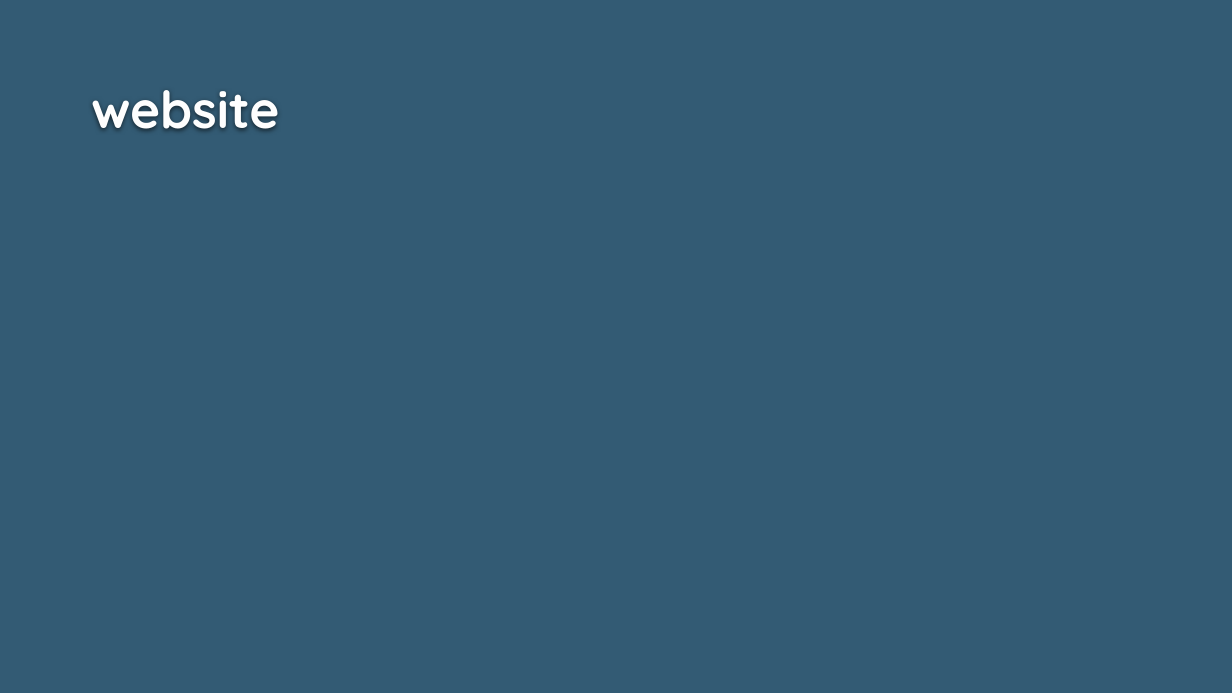
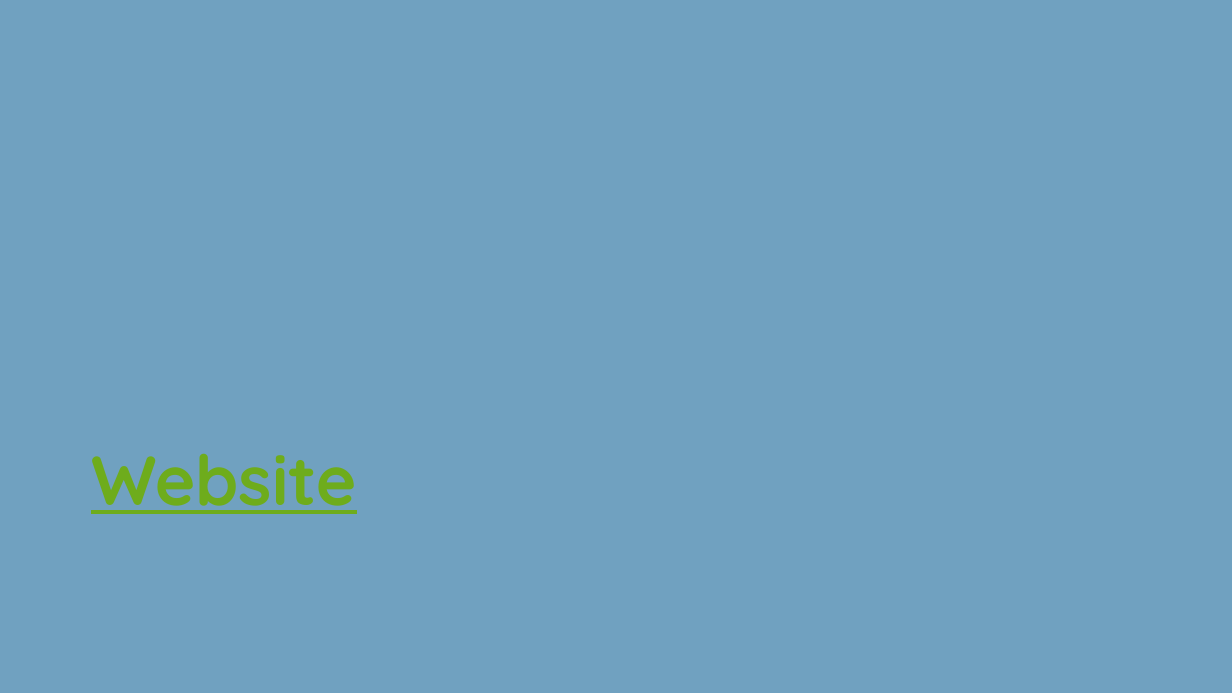
Before and after one commit to AP-IT-GH/apvalley-1819-digilender, a slide deck: slide 7 of doc/Presentaties/DigilenderSprint1.pptx (slide 9 before the commit). Drawn at 1232x693 pixels with LibreOffice and Linux fonts; fonts in the diff are those of the drawing; background and template pictures are left out. Boxes give left, top, right and bottom in pixels: in the first picture for what was removed or moved away, otherwise in the second. Text is boxed around its words. In the diff, an @@ line names an element or a change of style, - is before the commit and + after.

```diff
--- a/doc/Presentaties/DigilenderSprint1.pptx
+++ b/doc/Presentaties/DigilenderSprint1.pptx
@@ background #335B74 to picture (left out) @@
@@ text at (91,453,357,514): text changed; size 40 to 54 pt; text colour #FEFEFE to #6EAC1C @@
-website
+Website
```
Also in this commit, not shown: 5 other slides changed, 1 slide added, 3 slides removed, 18 other files.
